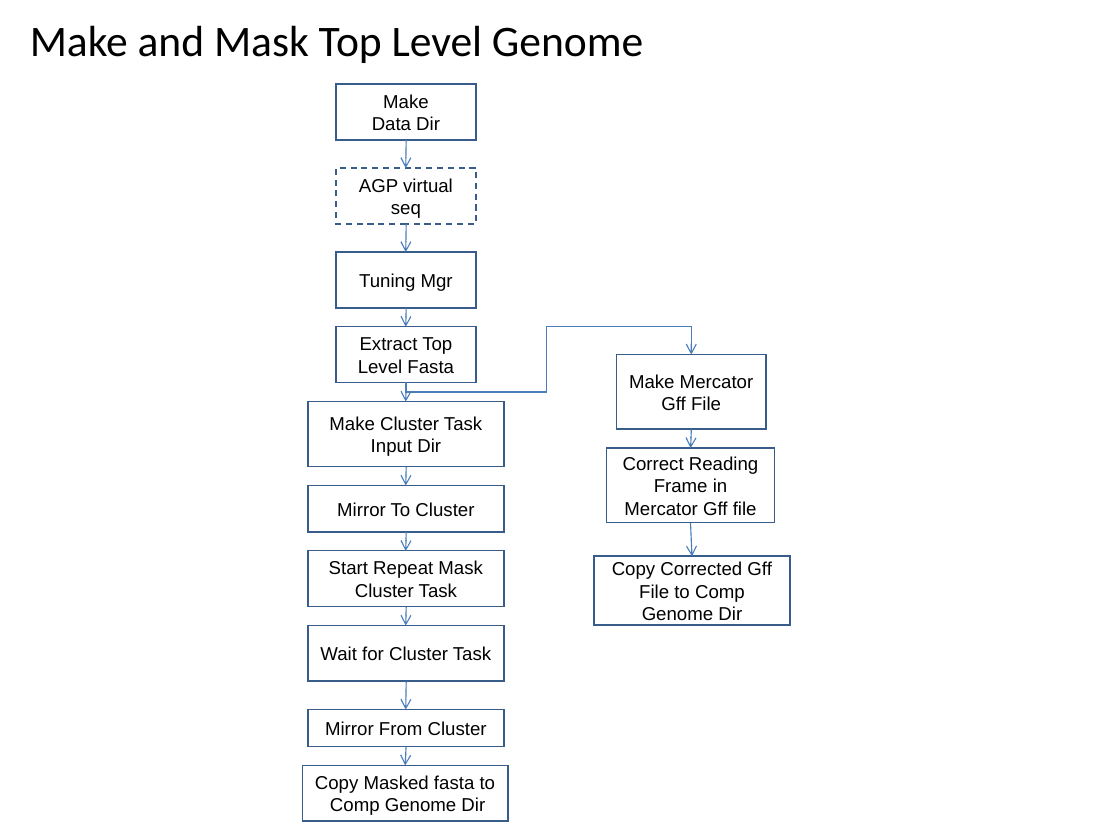
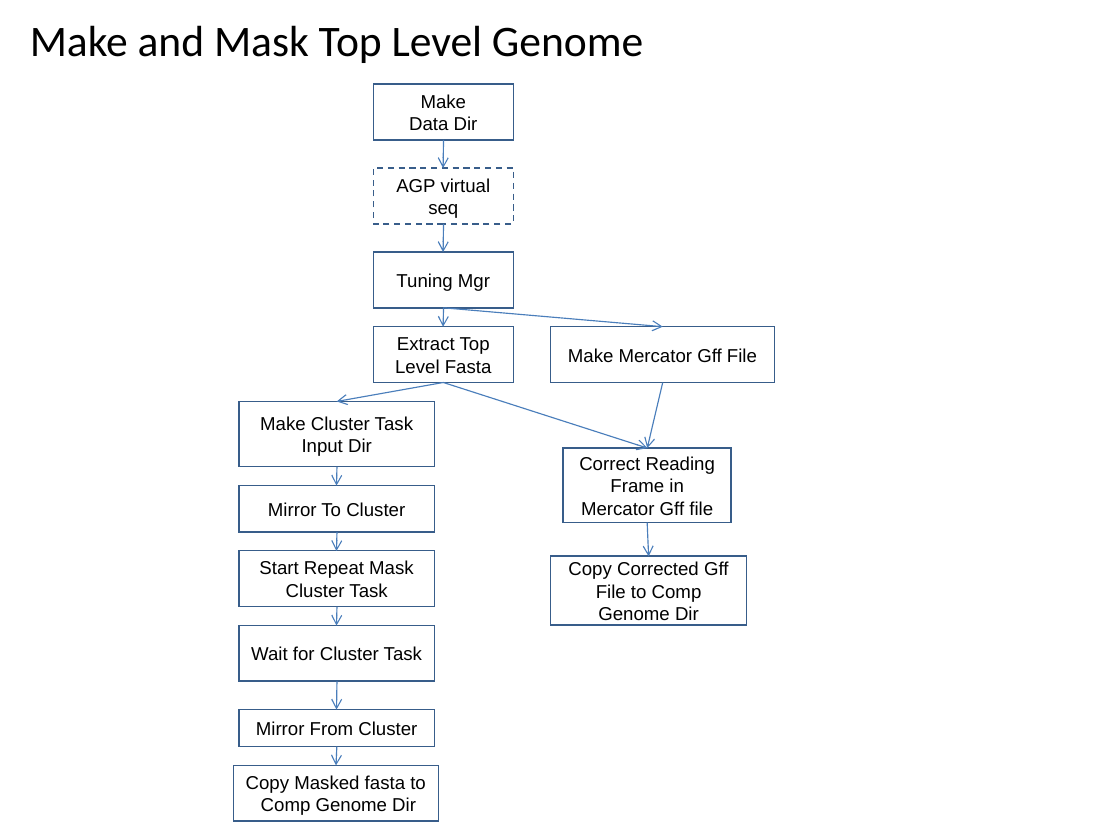
Before and after one commit to VEuPathDB/ApiCommonWorkflow, a slide deck: slide 6 of Main/doc/IntegratedWorkflow.ppt. Drawn at 1120x840 pixels with LibreOffice and Linux fonts; fonts in the diff are those of the drawing. Boxes give left, top, right and bottom in pixels: in the first picture for what was removed or moved away, otherwise in the second. Text is boxed around its words. In the diff, an @@ line names an element or a change of style, - is before the commit and + after.

```diff
--- a/Main/doc/IntegratedWorkflow.ppt
+++ b/Main/doc/IntegratedWorkflow.ppt
@@ 4 rectangles: place and size @@
-4 rectangles at [336, 84, 476, 382]
+4 rectangles at [373, 84, 513, 382]
@@ elbow arrow removed from (405, 382) to (691, 355) @@
@@ 3 arrows: place and size @@
-3 arrows at [405, 140, 407, 327]
+3 arrows at [444, 140, 444, 327]
@@ arrow added from (444, 308) to (663, 327), #4A7EBB 0.74 pt @@
@@ rectangle "Make Mercator Gff File": place and size @@
-rectangle "Make Mercator Gff File" at [617, 355, 766, 430]
+rectangle "Make Mercator Gff File" at [551, 327, 775, 383]
@@ arrow moved from (407, 383) - (405, 402) to (444, 382) - (337, 401) @@
@@ arrow added from (444, 382) to (647, 448), #4A7EBB 0.74 pt @@
@@ arrow moved from (691, 429) - (691, 448) to (663, 383) - (647, 448) @@
@@ 2 rectangles, 1 arrow: place and size @@
-2 rectangles, 1 arrow at [594, 448, 790, 626]
+2 rectangles, 1 arrow at [551, 448, 747, 626]
@@ 6 rectangles, 5 arrows: place and size @@
-6 rectangles, 5 arrows at [302, 401, 507, 821]
+6 rectangles, 5 arrows at [233, 401, 438, 821]
```
Also in this commit, not shown: 8 other slides changed.
